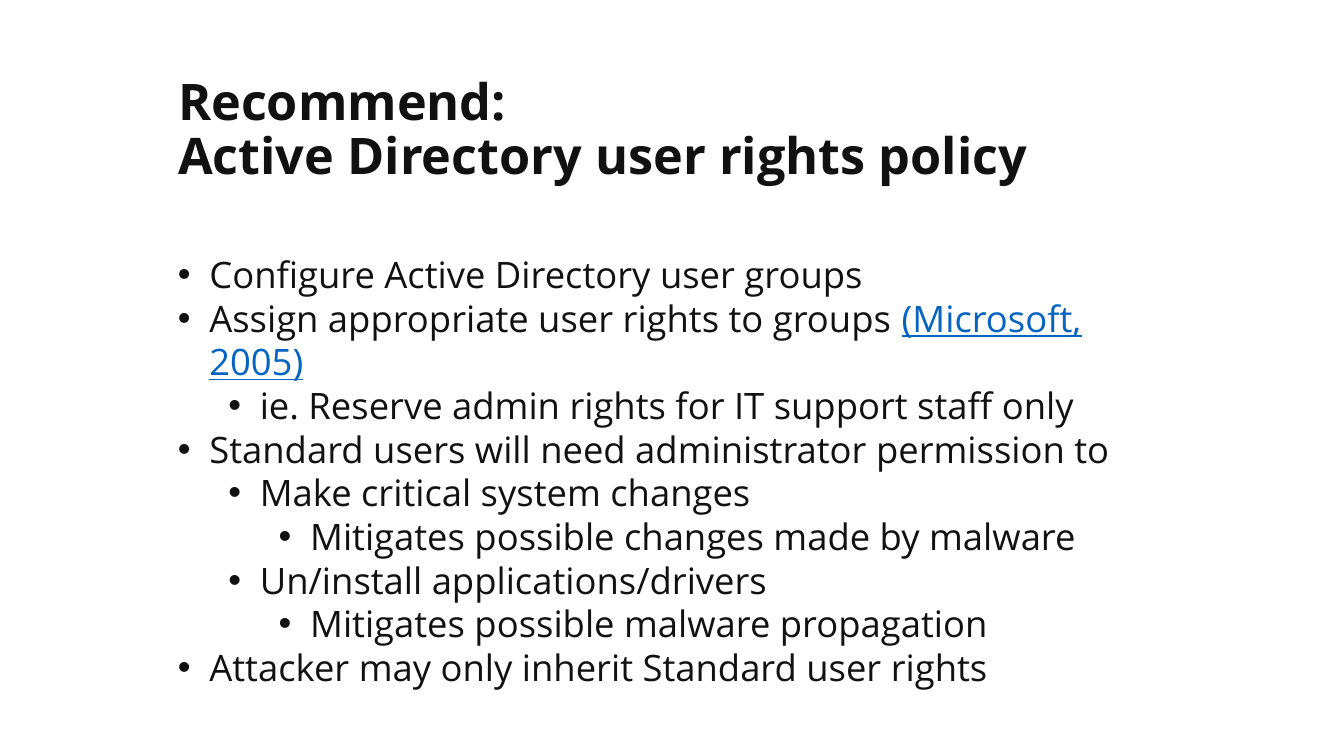
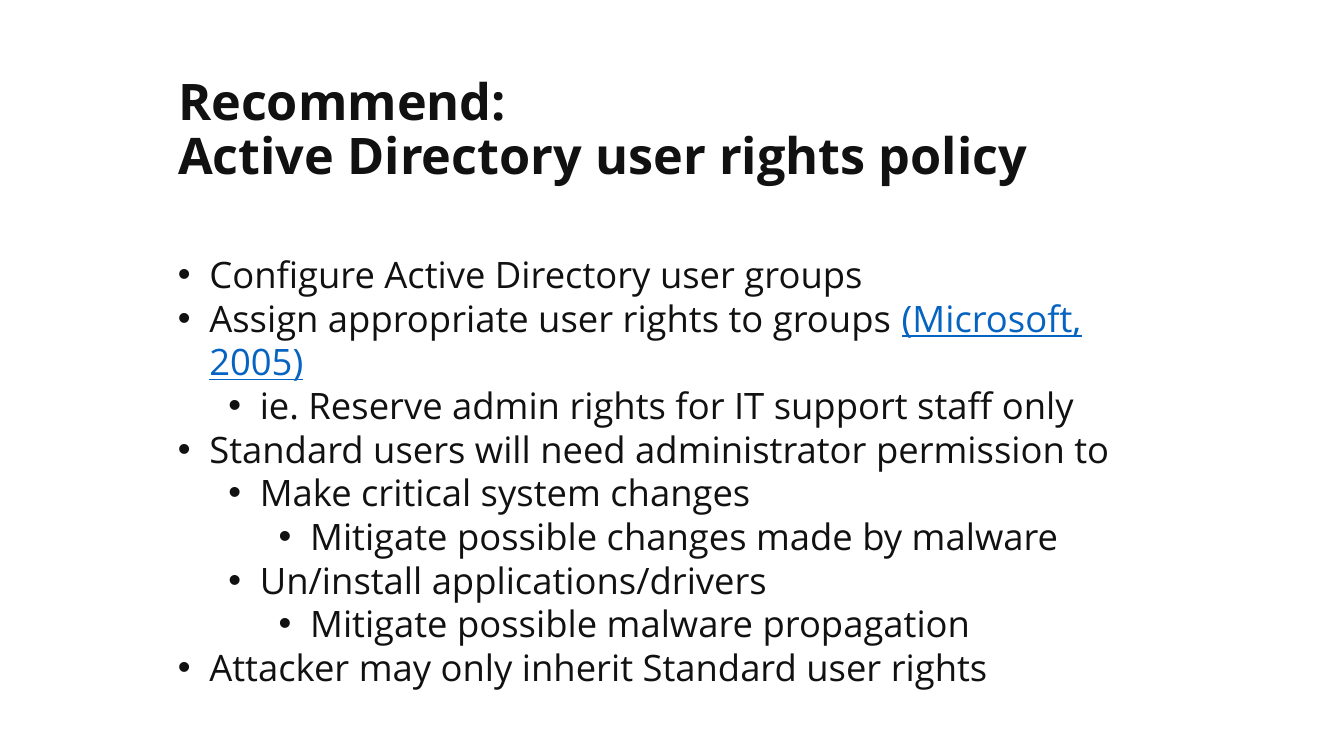
Before and after one commit to martymcflywa/ecu, a slide deck: slide 26 of year_1/sem_2/CSI1101_computer_security/0b_assignment_2_[22MAY15_0900]/dev/CSI1101_PONCE_A2_v02.pptx. Drawn at 1344x756 pixels with LibreOffice and Linux fonts; fonts in the diff are those of the drawing. Boxes give left, top, right and bottom in pixels: in the first picture for what was removed or moved away, otherwise in the second. Text is boxed around its words. In the diff, an @@ line names an element or a change of style, - is before the commit and + after.

```diff
--- a/year_1/sem_2/CSI1101_computer_security/0b_assignment_2_[22MAY15_0900]/dev/CSI1101_PONCE_A2_v02.pptx
+++ b/year_1/sem_2/CSI1101_computer_security/0b_assignment_2_[22MAY15_0900]/dev/CSI1101_PONCE_A2_v02.pptx
@@ text at <box>310,522,1058,559</box>: text changed @@
-    • Mitigates possible changes made by malware
+    • Mitigate possible changes made by malware
@@ text at <box>310,609,970,646</box>: text changed @@
-    • Mitigates possible malware propagation
+    • Mitigate possible malware propagation
```
Also in this commit, not shown: 8 other slides changed, 1 other file.
